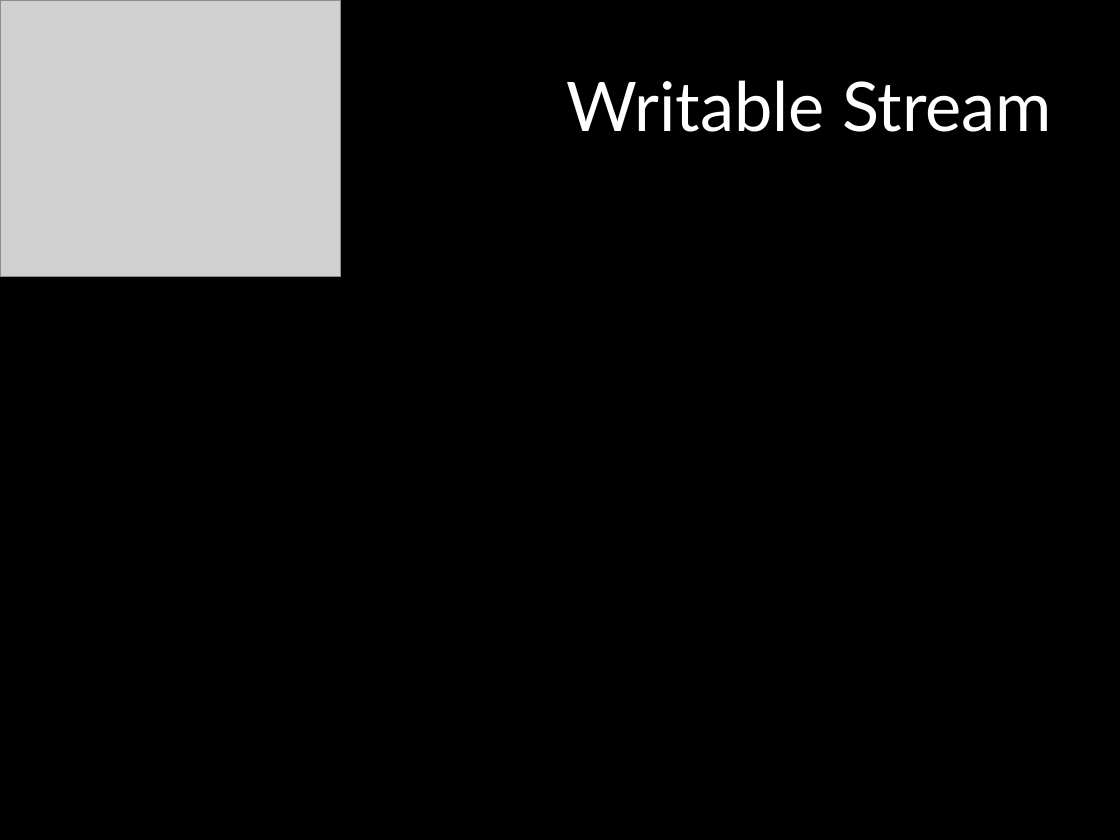
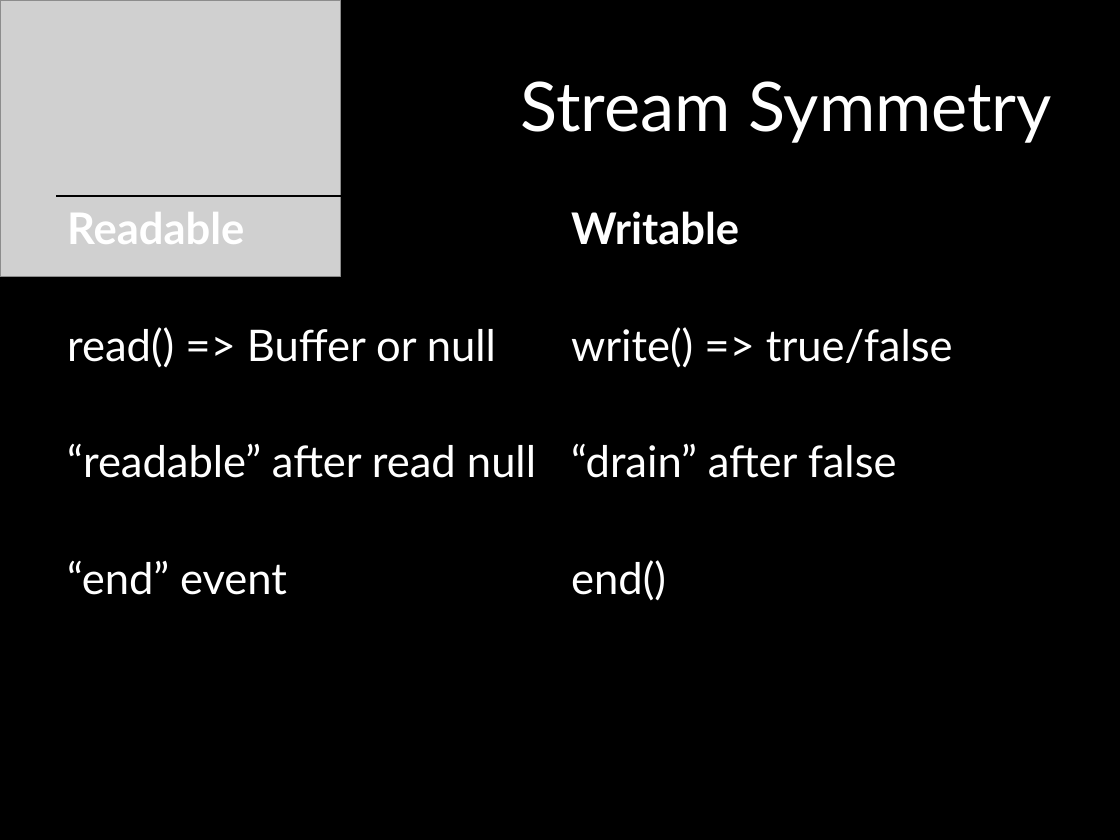
Before and after one commit to mattpodwysocki/SDC2013, a slide deck: slide 35 of SDC2013.pptx. Drawn at 1120x840 pixels with LibreOffice and Linux fonts; fonts in the diff are those of the drawing; grey boxes stand for pictures. Boxes give left, top, right and bottom in pixels: in the first picture for what was removed or moved away, otherwise in the second. Text is boxed around its words. In the diff, an @@ line names an element or a change of style, - is before the commit and + after.

```diff
--- a/SDC2013.pptx
+++ b/SDC2013.pptx
@@ title at (x1=521, y1=81, x2=1052, y2=143): text changed @@
-Writable Stream
+Stream Symmetry
@@ table added at (x1=56, y1=196, x2=1064, y2=663), 4 rows, 2 columns @@
+Readable | Writable
+read() => Buffer or null | write() => true/false
+“readable” after read null | “drain” after false
+“end” event | end()
```
Also in this commit, not shown: 8 other slides changed, 1 slide added, 2 slides removed, 22 other files.
